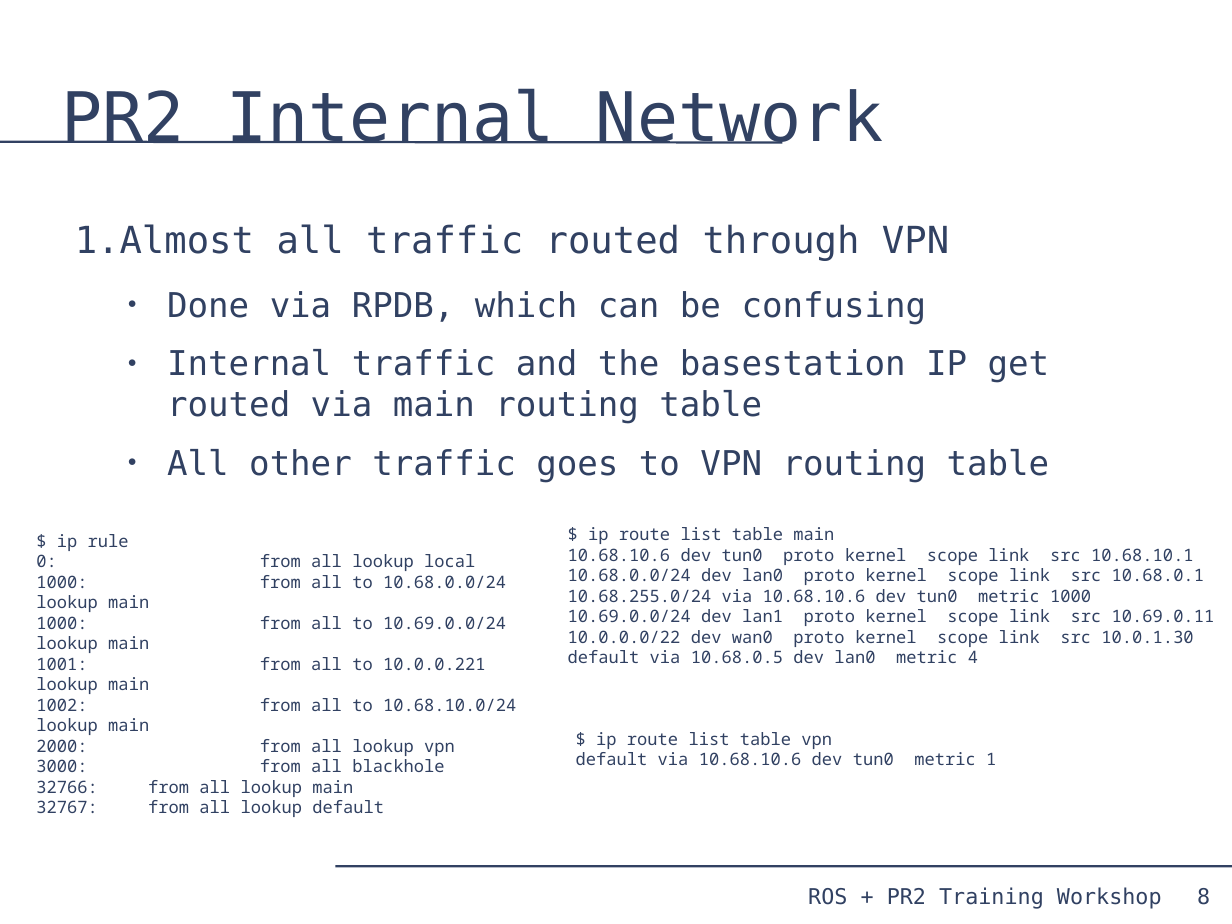
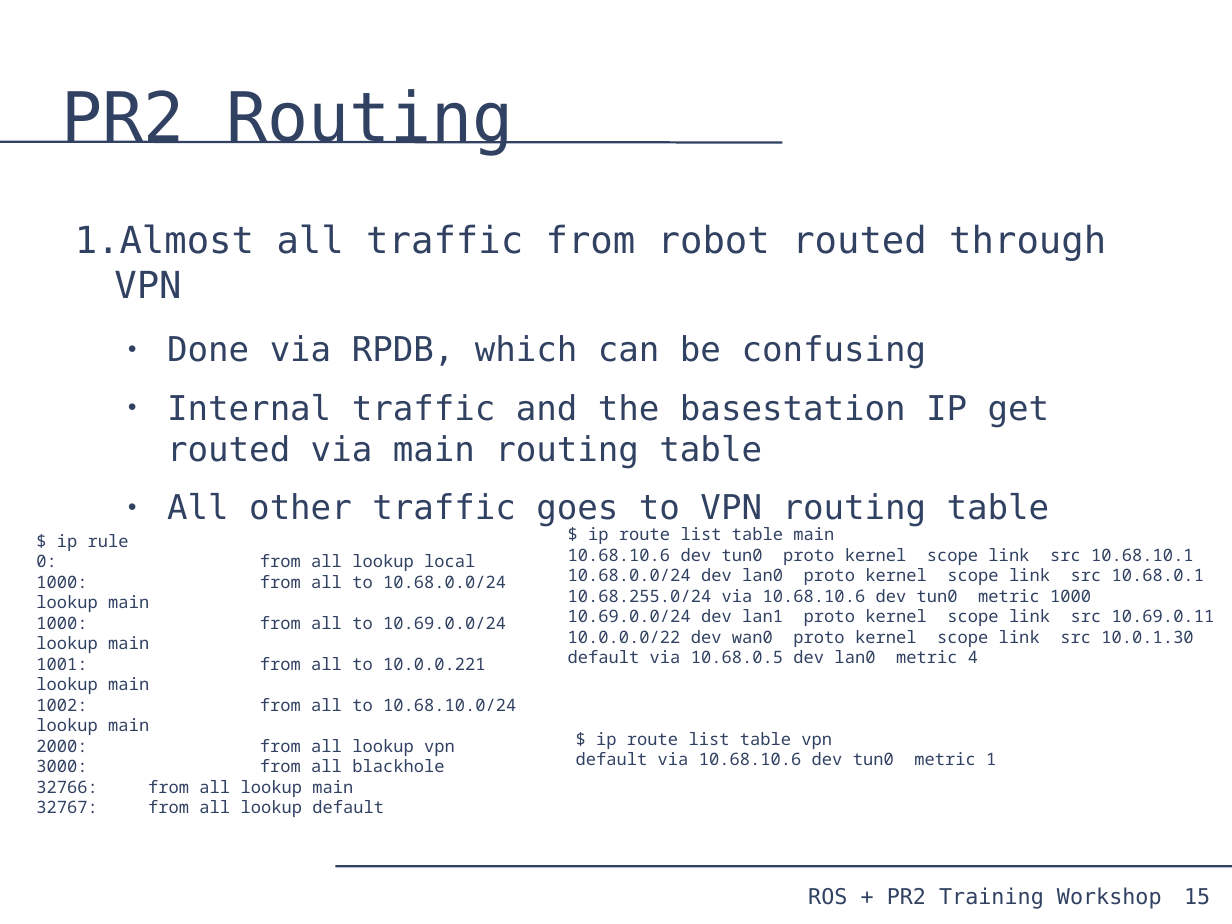
Before and after one commit to PR2/pr2_docs, a slide deck: slide 15 of pr2_training_workshop/pr2_sysadmin/pr2_syasdmin.odp (slide 8 before the commit). Drawn at 1232x924 pixels with LibreOffice and Linux fonts; fonts in the diff are those of the drawing. Boxes give left, top, right and bottom in pixels: in the first picture for what was removed or moved away, otherwise in the second. Text is boxed around its words. In the diff, an @@ line names an element or a change of style, - is before the commit and + after.

```diff
--- a/pr2_training_workshop/pr2_sysadmin/pr2_syasdmin.odp
+++ b/pr2_training_workshop/pr2_sysadmin/pr2_syasdmin.odp
@@ title at bbox=[62, 89, 514, 155]: text changed @@
-PR2 Internal Network
+PR2 Routing
@@ text at bbox=[75, 224, 1106, 298]: text changed @@
-1. Almost all traffic routed through VPN
+1. Almost all traffic from robot routed through VPN
@@ page number at bbox=[1184, 888, 1210, 905]: text changed @@
-8
+15
```
Also in this commit, not shown: 11 other slides changed, 8 slides added, 1 slide removed, 1 other file.
